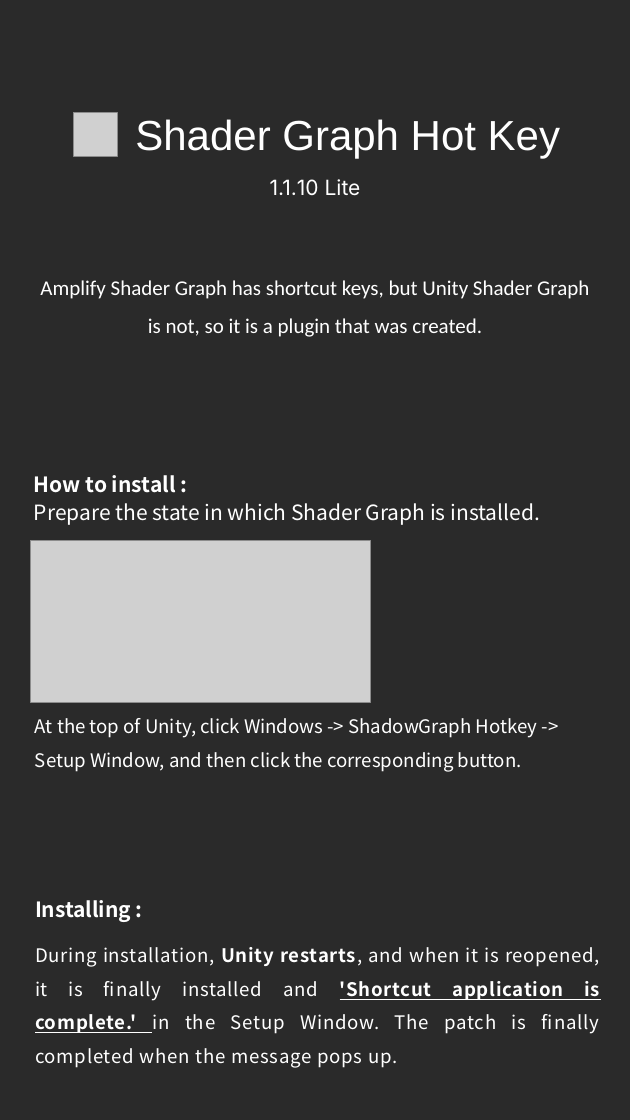
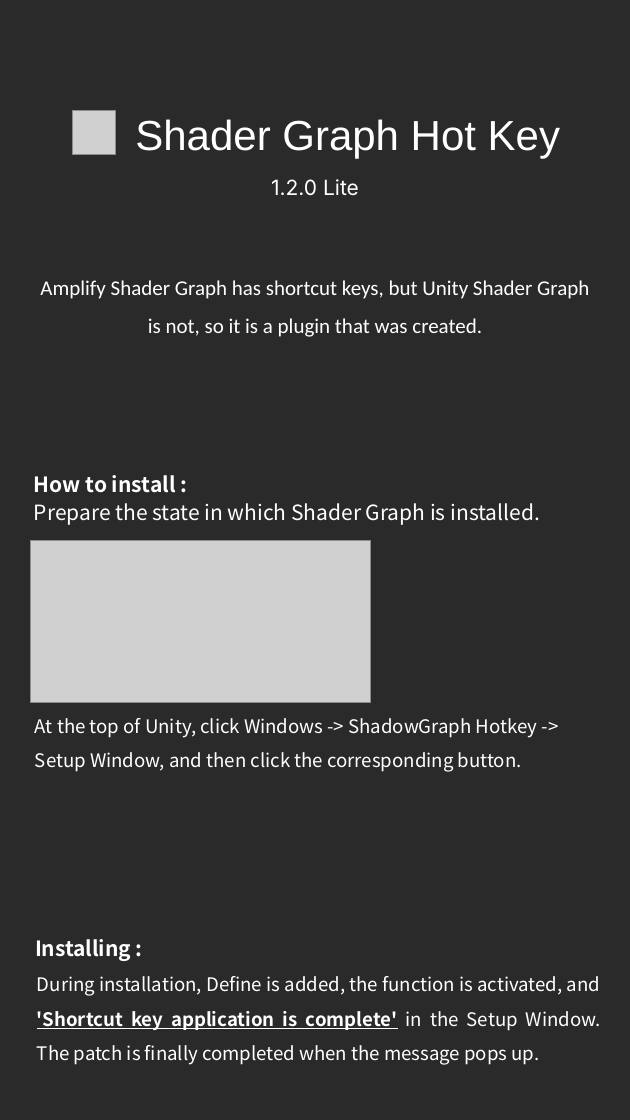
Before and after one commit to NK-Studio/ShaderGraphHotKey, a slide deck: slide 1 of Document EN.pptx. Drawn at 630x1120 pixels with LibreOffice and Linux fonts; fonts in the diff are those of the drawing; grey boxes stand for pictures. Boxes give left, top, right and bottom in pixels: in the first picture for what was removed or moved away, otherwise in the second. Text is boxed around its words. In the diff, an @@ line names an element or a change of style, - is before the commit and + after.

```diff
--- a/Document EN.pptx
+++ b/Document EN.pptx
@@ text at (271, 179, 359, 195): text changed @@
-1.1.10 Lite
+1.2.0 Lite
@@ text "Installing :": place and size @@
-text "Installing :" at (35, 900, 600, 1068)
+text "Installing :" at (35, 939, 601, 1065)
@@ text at (35, 939, 131, 961): line spacing 1.5 to 1 @@
@@ text at (37, 976, 601, 1065): text changed @@
-During installation, Unity restarts, and when it is reopened, it is finally installed and 'Shortcut application is complete.' in the Setup Window. The patch is finally completed when the message pops up.
+During installation, Define is added, the function is activated, and 'Shortcut key application is complete' in the Setup Window. The patch is finally completed when the message pops up.
```
Also in this commit, not shown: 5 other slides changed, 2 other files.
